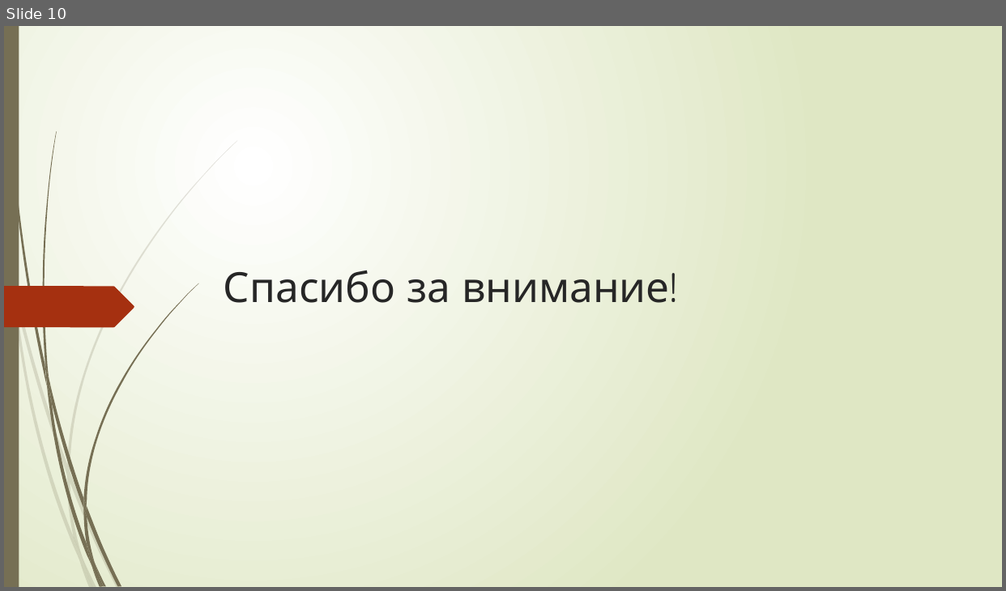
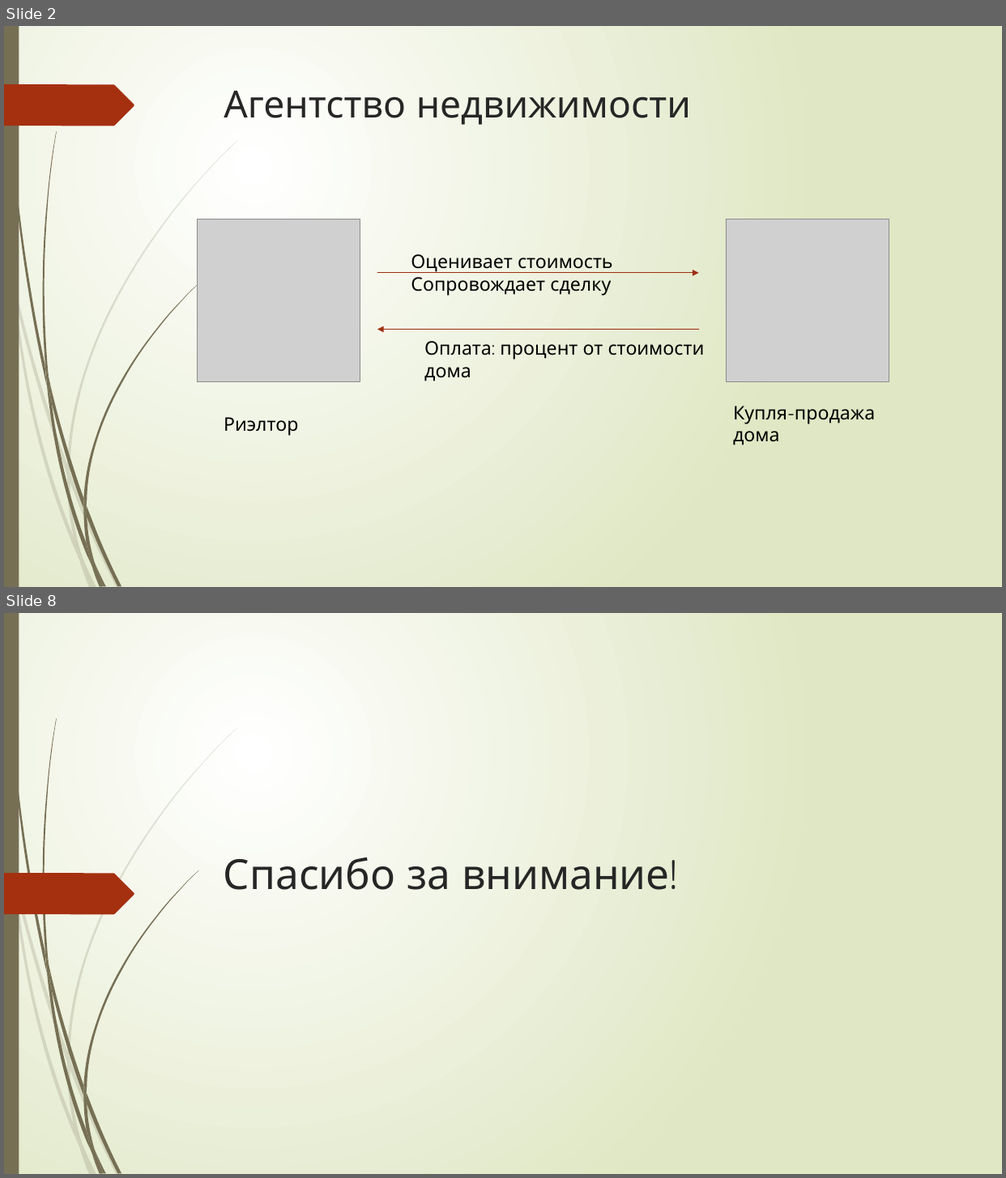
Before and after one commit to tashikk/SF_final_work, a slide deck: Прогнозирование стоимости дома.pptx. Shown one above the other, each under a label of ours: slide 10 before the commit, slides 2 and 8 after it; the slides between them are not shown. The pictures are 1006x591 and 1006x1178 pixels, drawn with LibreOffice and Linux fonts; fonts in the diff are those of the drawing; grey boxes stand for pictures. Boxes give left, top, right and bottom in pixels: in the first picture for what was removed or moved away, otherwise in the second. Text is boxed around its words. In the diff, an @@ line names an element or a change of style, - is before the commit and + after.

```diff
--- a/Прогнозирование стоимости дома.pptx
+++ b/Прогнозирование стоимости дома.pptx
@@ slide 2 added at (4, 26, 1002, 587), background gradient #FFFFFF to #DFE8C4; not listed: 23 template elements that a slide beside it also shows @@
@@ freeform shape added at (4, 84, 134, 126), fill #A53010 @@
@@ title added at (224, 91, 691, 125), 36 pt, text #262626 @@
+Агентство недвижимости
@@ picture added at (197, 219, 360, 382) @@
@@ picture added at (726, 219, 889, 382) @@
@@ text added at (411, 254, 613, 296), 18 pt, text #000000 @@
+Оценивает стоимость
+Сопровождает сделку
@@ arrow added from (377, 273) to (699, 273), #9E2E0F 0.75 pt @@
@@ arrow added from (699, 329) to (377, 329), #9E2E0F 0.75 pt @@
@@ text added at (424, 341, 705, 382), 18 pt, text #000000 @@
+Оплата: процент от стоимости дома
@@ text added at (733, 406, 875, 446), 18 pt, text #000000 @@
+Купля-продажа дома
@@ text added at (224, 417, 298, 436), 18 pt, text #000000 @@
+Риэлтор
@@ what was slide 10 is now slide 8 @@
```
Also in this commit, not shown: 2 slides changed, 4 other slides added, 7 slides removed.
